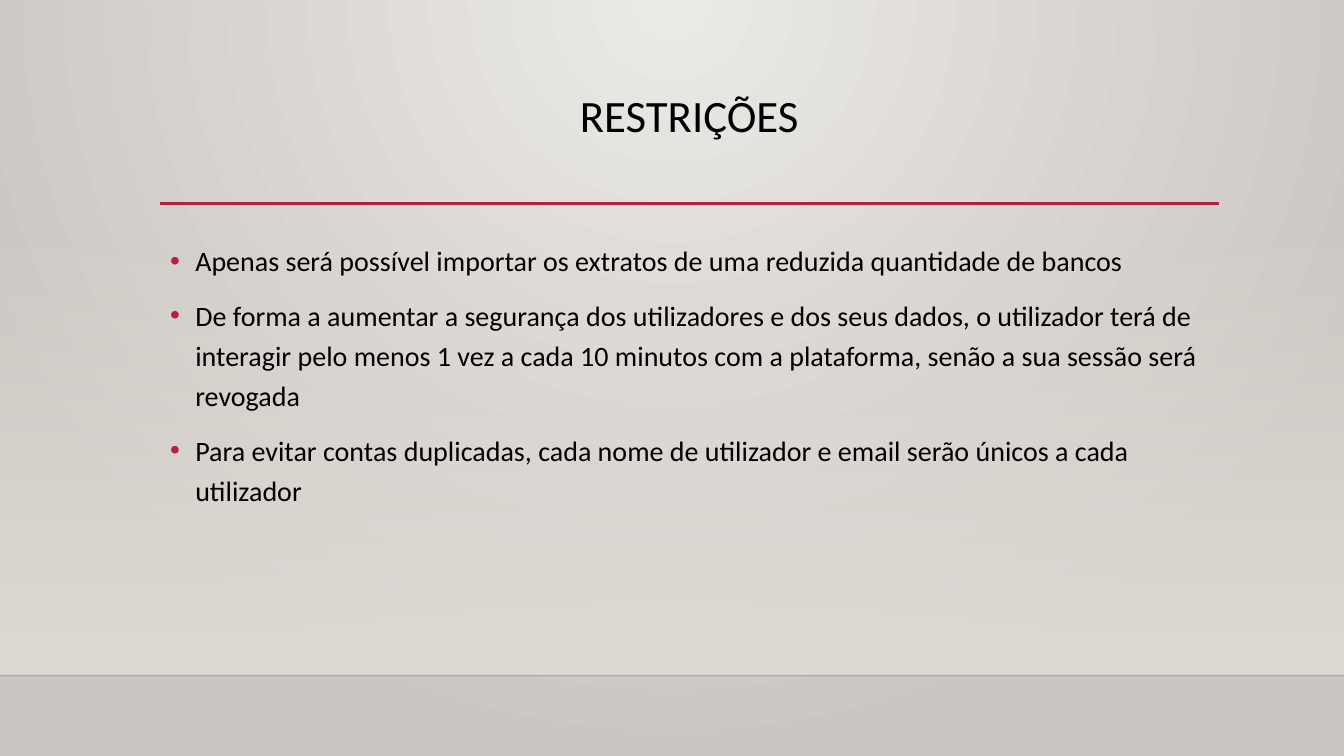
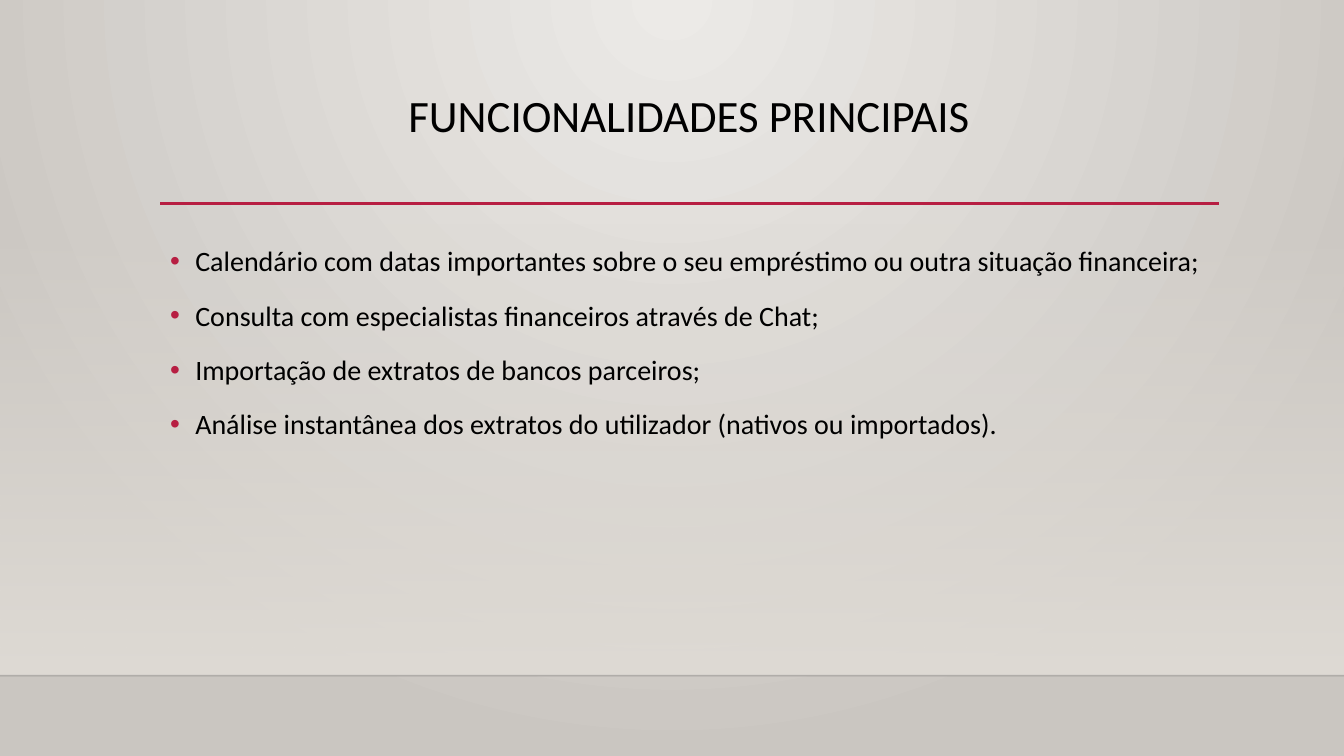
Before and after one commit to Projeto-ECO/Fase-4, a slide deck: slide 5 of Editables/Fase 4 - Implementação.pptx (slide 4 before the commit). Drawn at 1344x756 pixels with LibreOffice and Linux fonts; fonts in the diff are those of the drawing; background and template pictures are left out. Boxes give left, top, right and bottom in pixels: in the first picture for what was removed or moved away, otherwise in the second. Text is boxed around its words. In the diff, an @@ line names an element or a change of style, - is before the commit and + after.

```diff
--- a/Editables/Fase 4 - Implementação.pptx
+++ b/Editables/Fase 4 - Implementação.pptx
@@ title at (408, 103, 969, 133): text changed @@
-RESTRIÇÕES
+FUNCIONALIDADES PRINCIPAIS
@@ text at (195, 251, 1199, 439): text changed @@
-• Apenas será possível importar os extratos de uma reduzida quantidade de bancos
-• De forma a aumentar a segurança dos utilizadores e dos seus dados, o utilizador terá de interagir pelo menos 1 vez a cada 10 minutos com a plataforma, senão a sua sessão será revogada
-• Para evitar contas duplicadas, cada nome de utilizador e email serão únicos a cada utilizador
+• Calendário com datas importantes sobre o seu empréstimo ou outra situação financeira;
+• Consulta com especialistas financeiros através de Chat;
+• Importação de extratos de bancos parceiros;
+• Análise instantânea dos extratos do utilizador (nativos ou importados).
```
Also in this commit, not shown: 4 other slides changed, 7 slides added, 6 slides removed, 1 other file.
